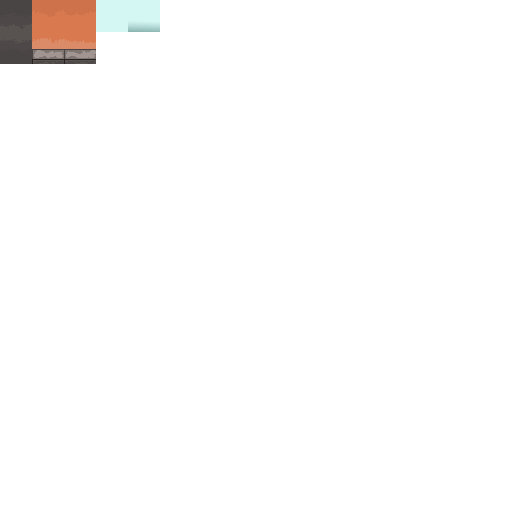
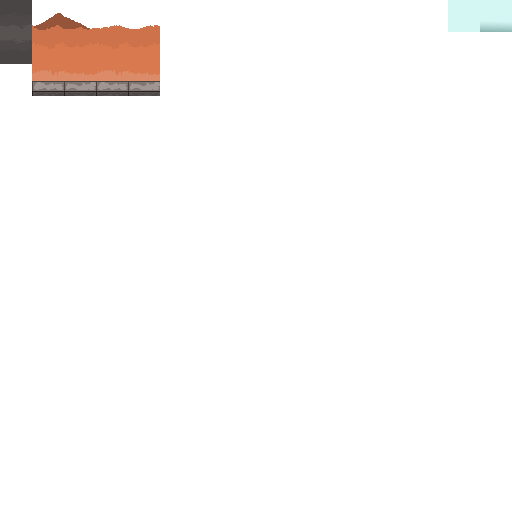
The second 512×512 image is a revision of the first. Changes to its layers:
added layer "Pasted Layer" above "Background" over [left=448, top=0, right=512, bottom=32]
painted on "Background" over [left=32, top=0, right=160, bottom=96]
